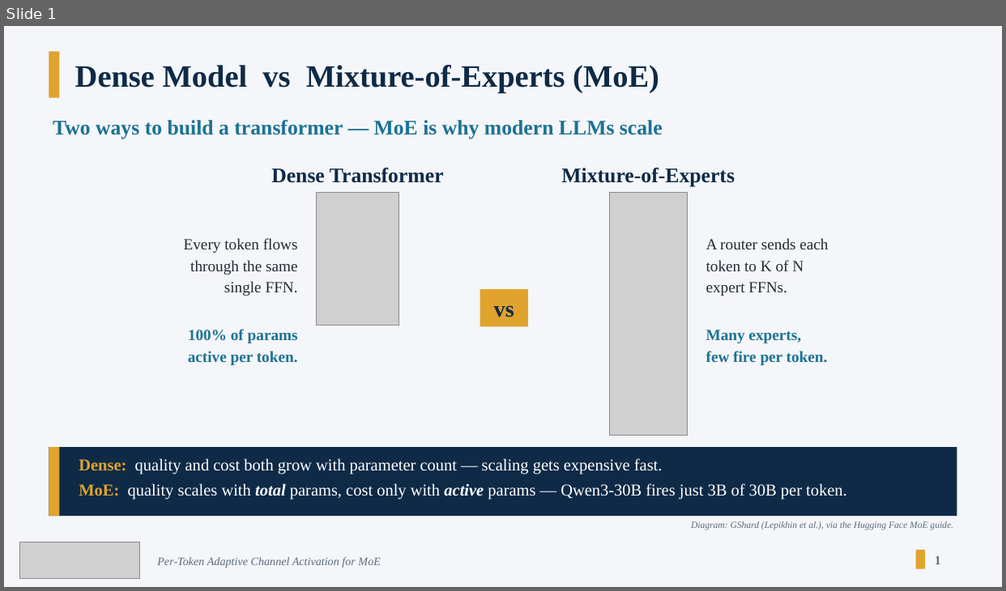
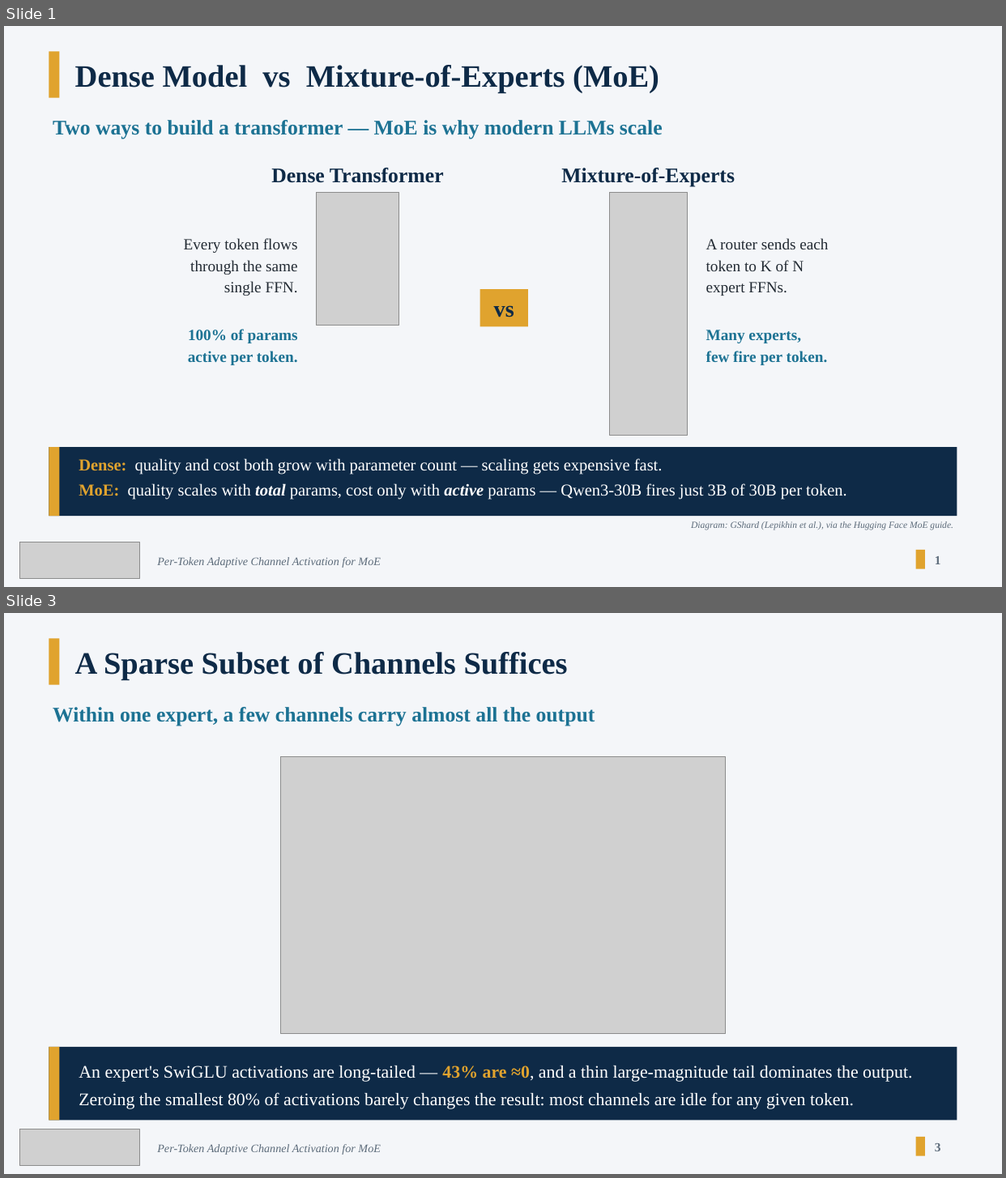
Before and after one commit to olokevin/moe-compression, a slide deck: docs/presentation/Yequan_26_Intro.pptx. Shown one above the other, each under a label of ours: slide 1 before the commit, slides 1 and 3 after it; the slides between them are not shown. The pictures are 1006x591 and 1006x1178 pixels, drawn with LibreOffice and Linux fonts; fonts in the diff are those of the drawing; grey boxes stand for pictures. Boxes give left, top, right and bottom in pixels: in the first picture for what was removed or moved away, otherwise in the second. Text is boxed around its words. In the diff, an @@ line names an element or a change of style, - is before the commit and + after.

```diff
--- a/docs/presentation/Yequan_26_Intro.pptx
+++ b/docs/presentation/Yequan_26_Intro.pptx
@@ slide 3 added at (4, 613, 1002, 1174), background #F4F6F9 @@
@@ rectangle added at (49, 638, 59, 685), fill #E0A32E @@
@@ text added at (75, 652, 568, 680), 30 pt, text #0E2A47, bold @@
+A Sparse Subset of Channels Suffices
@@ text added at (53, 707, 595, 726), 20 pt, text #1C7293, bold @@
+Within one expert, a few channels carry almost all the output
@@ picture added at (281, 756, 726, 1033) @@
@@ rectangle added at (49, 1047, 957, 1121), fill #0E2A47 @@
@@ rectangle added at (49, 1047, 59, 1121), fill #E0A32E @@
@@ text added at (79, 1066, 912, 1110), 17 pt, text #FFFFFF @@
+An expert's SwiGLU activations are long-tailed — 43% are ≈0, and a thin large-magnitude tail dominates the output.
+Zeroing the smallest 80% of activations barely changes the result: most channels are idle for any given token.
@@ picture added at (19, 1130, 139, 1165) @@
@@ text added at (157, 1144, 380, 1155), 11 pt, text #5C6B7A, italic @@
+Per-Token Adaptive Channel Activation for MoE
@@ rectangle added at (916, 1137, 925, 1157), fill #E0A32E @@
@@ text added at (935, 1144, 941, 1152), 12 pt, text #5C6B7A, bold @@
+3
```
Also in this commit, not shown: 1 slide changed, 11 other slides added, 39 other files.
